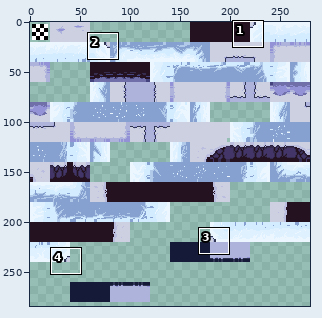
Sprite sheet -- client/tilesets/snow/output_tileset.png. Above, an overview of the earlier version with the close-up marked.
Close-up. First the earlier version:
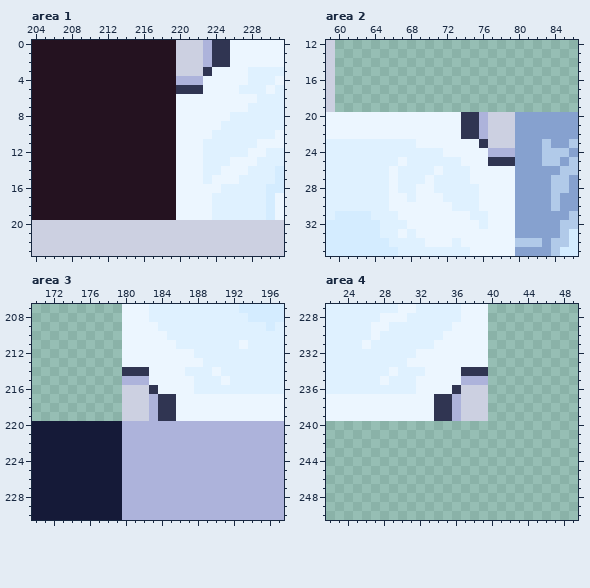
The file is 280x300 pixels. Shown: area 1: x 204..231, y 0..23; area 2: x 59..86, y 12..35; area 3: x 170..197, y 207..230; area 4: x 22..49, y 227..250. The wide view leaves out empty margins.
Once edited:
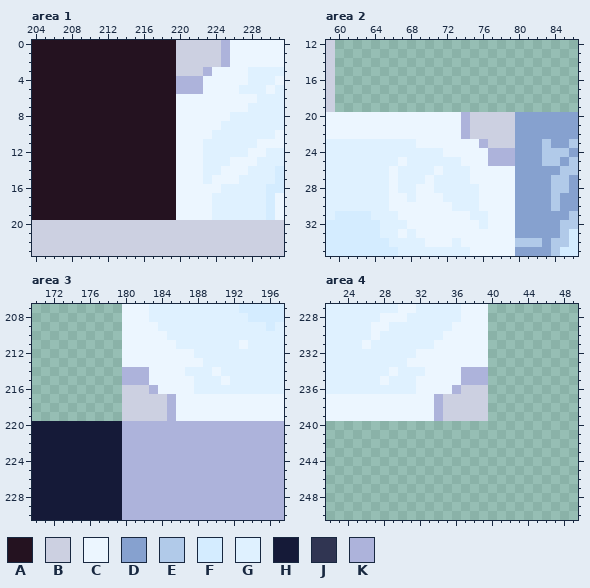
Palette (. is transparent): A #241220  B #ccd0e1  C #ecf6ff  D #86a1cf  E #b1cae9  F #d4ecff  G #dff1ff  H #151a38  J #303552  K #adb3db
Difference:
--- area 1
@@ x 218..227 @@
- 0 AABBBKJJCC
- 1 AABBBKJJCC
- 2 AABBBKJJCC
- 3 AABBBJCCCC
+ 0 AABBBBBKCC
+ 1 AABBBBBKCC
+ 2 AABBBBBKCC
+ 3 AABBBKCCCC
  4 AAKKKCCCCC
- 5 AAJJJCCCCG
+ 5 AAKKKCCCCG
  6 AACCCCCCCC
--- area 2
@@ x 72..81 @@
 19 ..........
-20 CCJJKBBBDD
-21 CCJJKBBBDD
-22 CCJJKBBBDD
-23 CCCCJBBBDD
+20 CCKBBBBBDD
+21 CCKBBBBBDD
+22 CCKBBBBBDD
+23 CCCCKBBBDD
 24 CCCCCKKKDD
-25 GGCCCJJJDD
+25 GGCCCKKKDD
 26 GGGCCCCCDD
--- area 3
@@ x 178..187 @@
 213 ..CCCCCCCC
-214 ..JJJCCCCG
+214 ..KKKCCCCG
 215 ..KKKCCCCC
-216 ..BBBJCCCC
-217 ..BBBKJJCC
-218 ..BBBKJJCC
-219 ..BBBKJJCC
+216 ..BBBKCCCC
+217 ..BBBBBKCC
+218 ..BBBBBKCC
+219 ..BBBBBKCC
 220 HHKKKKKKKK
--- area 4
@@ x 32..41 @@
 233 CCCCCCCC..
-234 GCCCCJJJ..
+234 GCCCCKKK..
 235 CCCCCKKK..
-236 CCCCJBBB..
-237 CCJJKBBB..
-238 CCJJKBBB..
-239 CCJJKBBB..
+236 CCCCKBBB..
+237 CCKBBBBB..
+238 CCKBBBBB..
+239 CCKBBBBB..
 240 ..........
Pixel boxes of the changes (left, top, right, bottom) in both close-ups:
changed: (176, 40, 230, 94)
changed: (461, 112, 515, 166)
changed: (122, 367, 176, 421)
changed: (434, 367, 488, 421)
